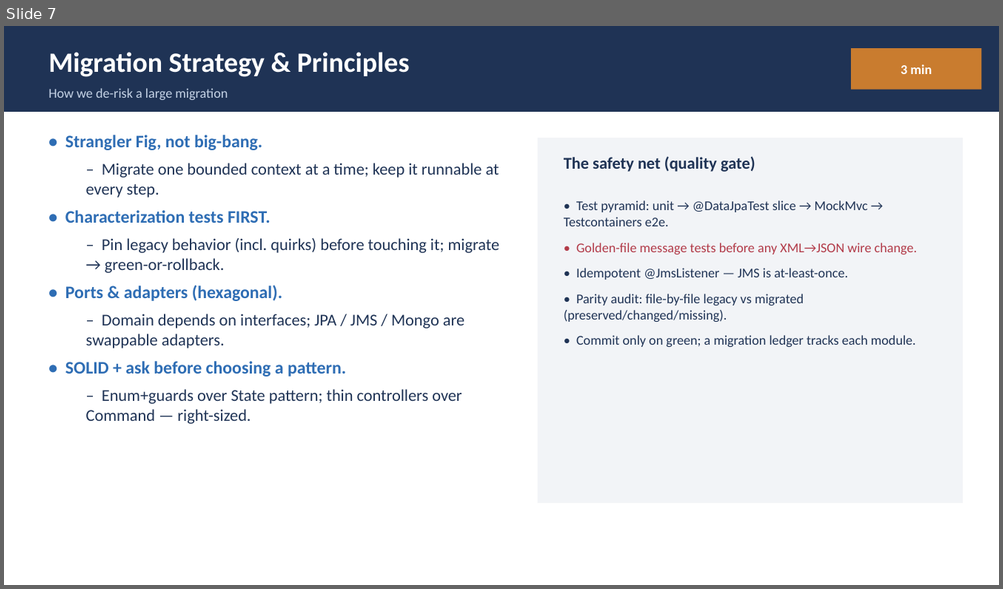
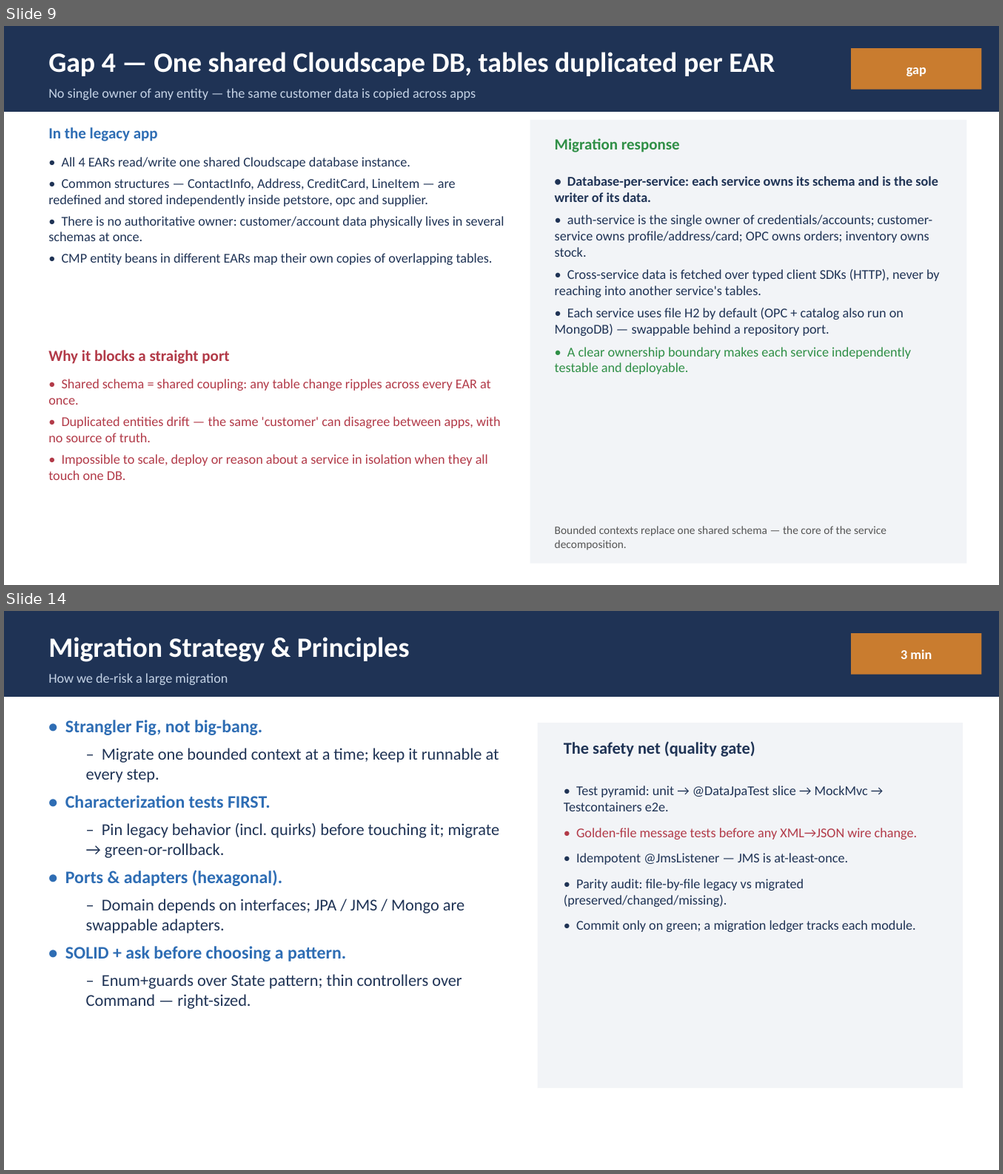
Before and after one commit to Vishak-94/pet-store, a slide deck: docs/PetStore_Demo_45min.pptx. Shown one above the other, each under a label of ours: slide 7 before the commit, slides 9 and 14 after it; the slides between them are not shown. The pictures are 1003x589 and 1003x1174 pixels, drawn with LibreOffice and Linux fonts; fonts in the diff are those of the drawing. Boxes give left, top, right and bottom in pixels: in the first picture for what was removed or moved away, otherwise in the second. Text is boxed around its words. In the diff, an @@ line names an element or a change of style, - is before the commit and + after.

Commit message:
Expand legacy gaps into one detailed slide per gap
Replace the single cramped gaps table + EJB-only primer with:
 - an overview slide listing all 8 gaps, then
 - one full slide per gap (gap_slide helper): what it was in the legacy
   app, why it blocks a straight port, and the migration response, each
   with several detailed bullets.

Gap 2 folds the EJB primer in (session/entity-CMP/MDB + bean-by-bean
Spring mapping). Gaps: J2EE-1.3 EAR/Sun-RI, EJB 2.x, XML-over-JMS,
shared Cloudscape DB, 3-MDB+WAF status, implicit container locking,
Swing/JWS admin, parallel SOAP build. Deck now 26 slides; agenda
gaps section retimed 4->8 min. No shape overflow.

```diff
--- a/docs/PetStore_Demo_45min.pptx
+++ b/docs/PetStore_Demo_45min.pptx
@@ slide 9 added at (x1=4, y1=26, x2=999, y2=585), background #FFFFFF @@
@@ rectangle added at (x1=4, y1=26, x2=999, y2=112), fill #1F3355 @@
@@ text added at (x1=48, y1=52, x2=774, y2=76), 27 pt, text #FFFFFF, bold @@
+Gap 4 — One shared Cloudscape DB, tables duplicated per EAR
@@ rectangle added at (x1=851, y1=48, x2=982, y2=90), fill #C97C2F @@
@@ text added at (x1=906, y1=67, x2=926, y2=76), 13 pt, text #FFFFFF, bold @@
+gap
@@ text added at (x1=48, y1=88, x2=475, y2=100), 13 pt, text #C5D3E6 @@
+No single owner of any entity — the same customer data is copied across apps
@@ text added at (x1=48, y1=127, x2=158, y2=141), 15 pt, text #2E6DB4, bold @@
+In the legacy app
@@ rectangle added at (x1=530, y1=120, x2=967, y2=564), fill #F2F4F7 @@
@@ text added at (x1=48, y1=157, x2=504, y2=265), 13 pt, text #1F3355 @@
+• All 4 EARs read/write one shared Cloudscape database instance.
+• Common structures — ContactInfo, Address, CreditCard, LineItem — are redefined and stored independently inside petstore, opc and supplier.
+• There is no authoritative owner: customer/account data physically lives in several schemas at once.
+• CMP entity beans in different EARs map their own copies of overlapping tables.
@@ text added at (x1=555, y1=138, x2=680, y2=153), 15 pt, text #2F8F46, bold @@
+Migration response
@@ text added at (x1=555, y1=176, x2=939, y2=375), 13 pt, text #1F3355 @@
+• Database-per-service: each service owns its schema and is the sole writer of its data.
+• auth-service is the single owner of credentials/accounts; customer-service owns profile/address/card; OPC owns orders; inventory owns stock.
+• Cross-service data is fetched over typed client SDKs (HTTP), never by reaching into another service's tables.
+• Each service uses file H2 by default (OPC + catalog also run on MongoDB) — swappable behind a repository port.
+• A clear ownership boundary makes each service independently testable and deployable.
@@ text added at (x1=48, y1=350, x2=229, y2=364), 15 pt, text #B23A48, bold @@
+Why it blocks a straight port
@@ text added at (x1=48, y1=379, x2=501, y2=480), 13 pt, text #B23A48 @@
+• Shared schema = shared coupling: any table change ripples across every EAR at once.
+• Duplicated entities drift — the same 'customer' can disagree between apps, with no source of truth.
+• Impossible to scale, deploy or reason about a service in isolation when they all touch one DB.
@@ text added at (x1=555, y1=526, x2=886, y2=551), 11 pt, text #555555 @@
+Bounded contexts replace one shared schema — the core of the service decomposition.
@@ what was slide 7 is now slide 14 @@
```
Also in this commit, not shown: 2 slides changed, 7 other slides added, 1 slide removed, 1 other file.
